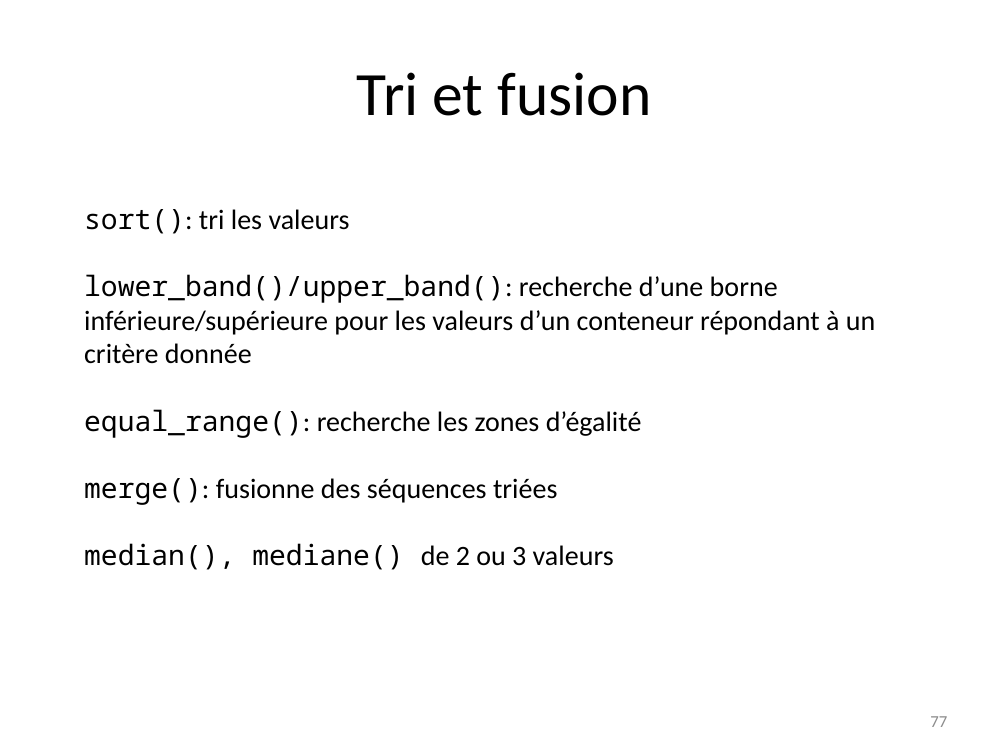
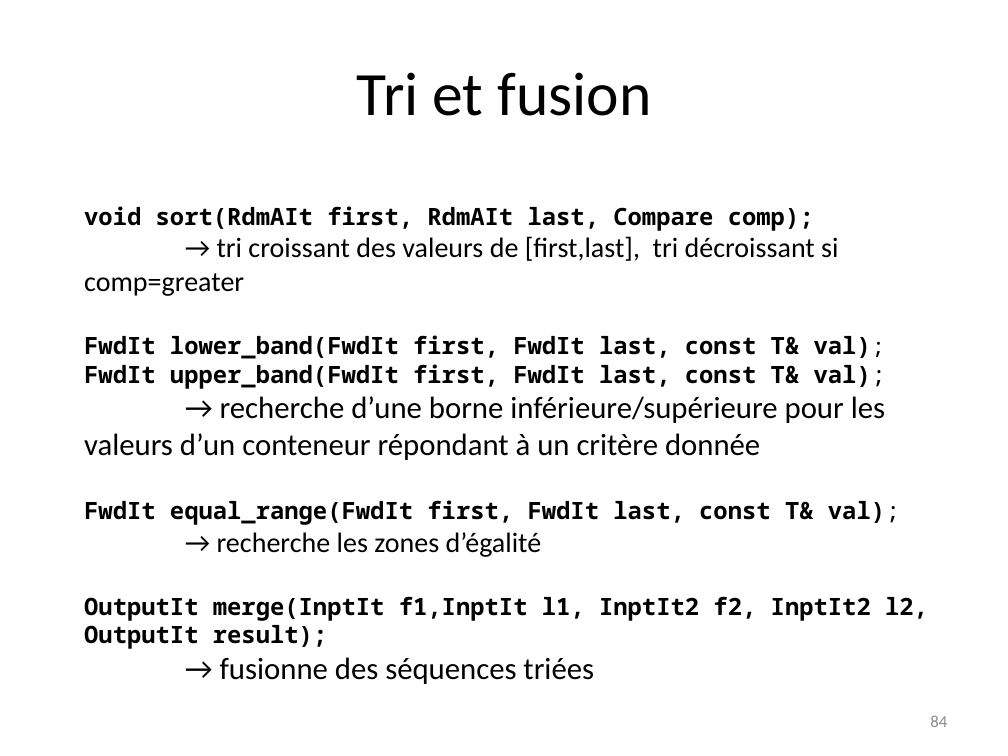
Before and after one commit to manu5801/cours-cplusplus, a slide deck: slide 84 of stl/F_C++_STL.pptx (slide 77 before the commit). Drawn at 1008x756 pixels with LibreOffice and Linux fonts; fonts in the diff are those of the drawing. Boxes give left, top, right and bottom in pixels: in the first picture for what was removed or moved away, otherwise in the second. Text is boxed around its words. In the diff, an @@ line names an element or a change of style, - is before the commit and + after.

```diff
--- a/stl/F_C++_STL.pptx
+++ b/stl/F_C++_STL.pptx
@@ text at (84, 206, 928, 684): text changed; size 20 to 17 pt; font Calibri to Noto Sans Mono; bold on @@
-sort(): tri les valeurs
-lower_band()/upper_band(): recherche d’une borne inférieure/supérieure pour les valeurs d’un conteneur répondant à un critère donnée
-equal_range(): recherche les zones d’égalité
-merge(): fusionne des séquences triées
-median(), mediane() de 2 ou 3 valeurs
+void sort(RdmAIt first, RdmAIt last, Compare comp);
+→ tri croissant des valeurs de [first,last], tri décroissant si comp=greater
+FwdIt lower_band(FwdIt first, FwdIt last, const T& val);
+FwdIt upper_band(FwdIt first, FwdIt last, const T& val);
+→ recherche d’une borne inférieure/supérieure pour les valeurs d’un conteneur répondant à un critère donnée
+FwdIt equal_range(FwdIt first, FwdIt last, const T& val);
+→ recherche les zones d’égalité
+OutputIt merge(InptIt f1,InptIt l1, InptIt2 f2, InptIt2 l2, OutputIt result);
+→ fusionne des séquences triées
@@ page number at (930, 715, 947, 727): text changed @@
-77
+84
```
Also in this commit, not shown: 19 other slides changed, 5 slides added, 3 slides removed, 27 other files.
